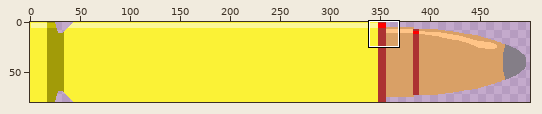
Two versions of one pixel-art file, AsepriteFiles/Drafts/UI/health bars.ase. Above, an overview of the earlier version with the close-up marked.
Close-up. The starting point:
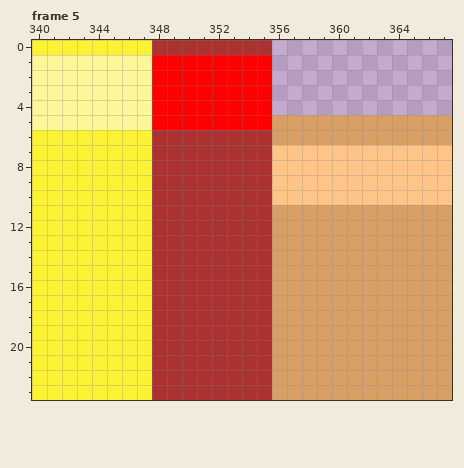
500x80 pixels, 5 frames. Shown: frame 5: x 340..367, y 0..23.
The same view after the edit:
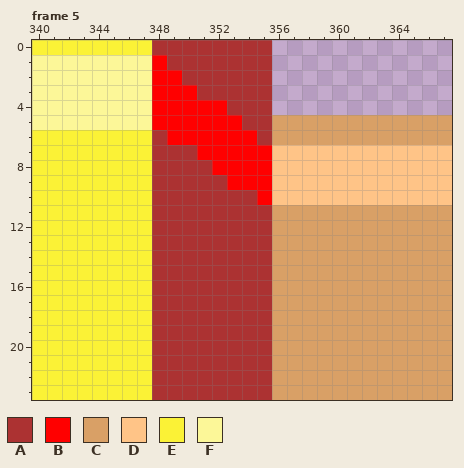
Palette (. is transparent): A #ac3232  B #ff0000  C #d9a066  D #ffc487  E #fbf236  F #fcf798
Change:
Frame 5, layer "Layer 1":
y 1: x 349..355 BBBBBBB -> AAAAAAA
y 2: x 350..355 BBBBBB -> AAAAAA
y 3: x 351..355 BBBBB -> AAAAA
y 4: x 353..355 BBB -> AAA
y 5: x 354..355 BB -> AA
y 6: x 349..354 AAAAAA -> BBBBBB
y 7: x 351..355 AAAAA -> BBBBB
y 8: x 352..355 AAAA -> BBBB
y 9: x 353..355 AAA -> BBB
y 10: x 355 A -> B
Changed places in both close-ups, as pixel boxes (x1, y1, x2, y2):
changed: (167, 55, 272, 205)
